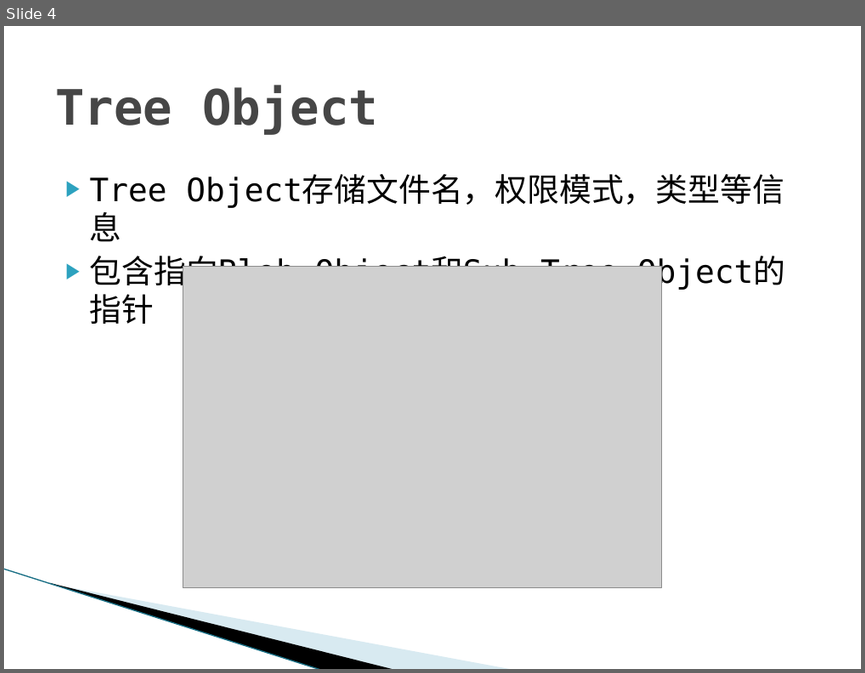
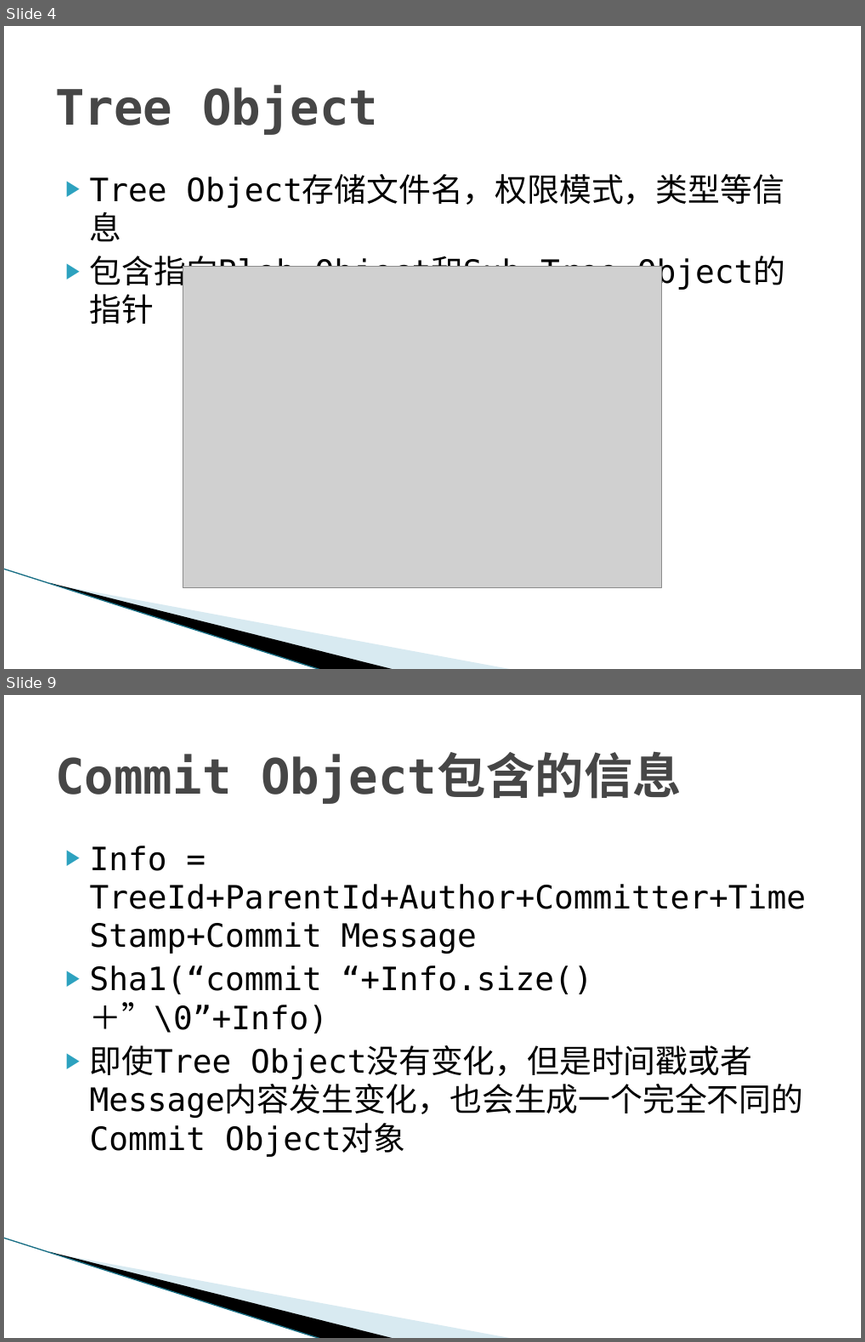
Before and after one commit to texnician/demo, a slide deck: ppt/Git.pptx. Shown one above the other, each under a label of ours: slide 4 before the commit, slides 4 and 9 after it; the slides between them are not shown. The pictures are 865x673 and 865x1342 pixels, drawn with LibreOffice and Linux fonts; fonts in the diff are those of the drawing; grey boxes stand for pictures; background and template pictures are left out. Boxes give left, top, right and bottom in pixels: in the first picture for what was removed or moved away, otherwise in the second. Text is boxed around its words. In the diff, an @@ line names an element or a change of style, - is before the commit and + after.

```diff
--- a/ppt/Git.pptx
+++ b/ppt/Git.pptx
@@ slide 9 added at box(4, 695, 861, 1338), background #FFFFFF; not listed: 3 template elements that a slide beside it also shows @@
@@ title added at box(55, 754, 681, 804), 41 pt, text #464646, bold @@
+Commit Object包含的信息
@@ text added at box(90, 845, 806, 1157), 27 pt, text #000000 @@
+▶ Info = TreeId+ParentId+Author+Committer+TimeStamp+Commit Message
+▶ Sha1(“commit “+Info.size()＋”\0”+Info)
+▶ 即使Tree Object没有变化，但是时间戳或者Message内容发生变化，也会生成一个完全不同的Commit Object对象
```
Also in this commit, not shown: 1 slide changed, 9 other slides added, 2 slides removed, 2 other files.
